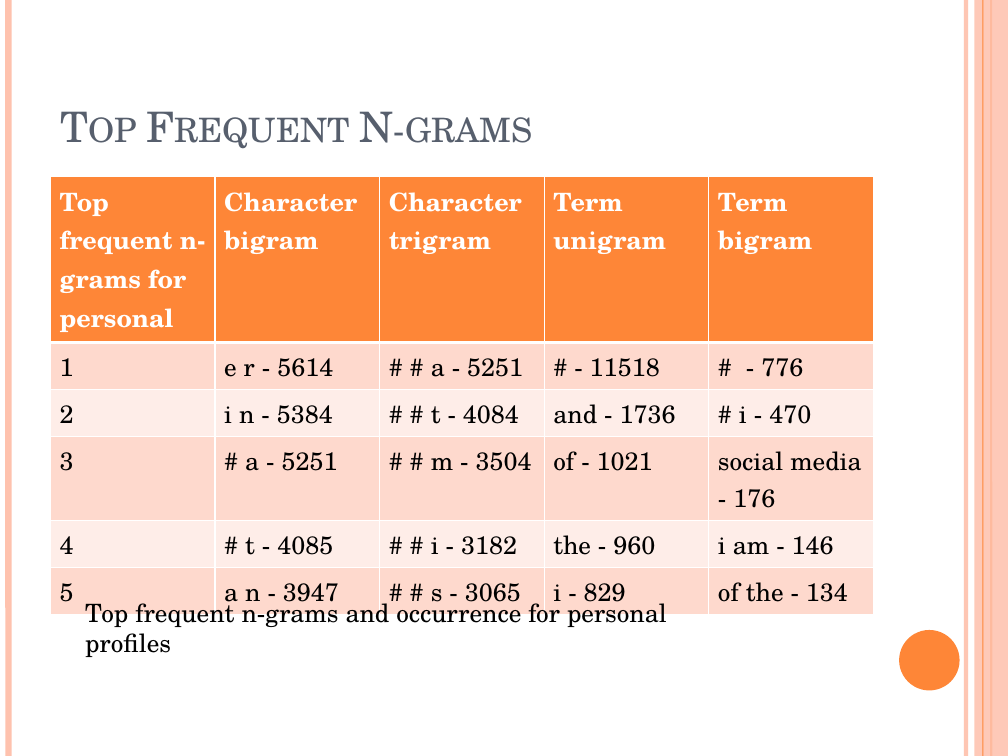
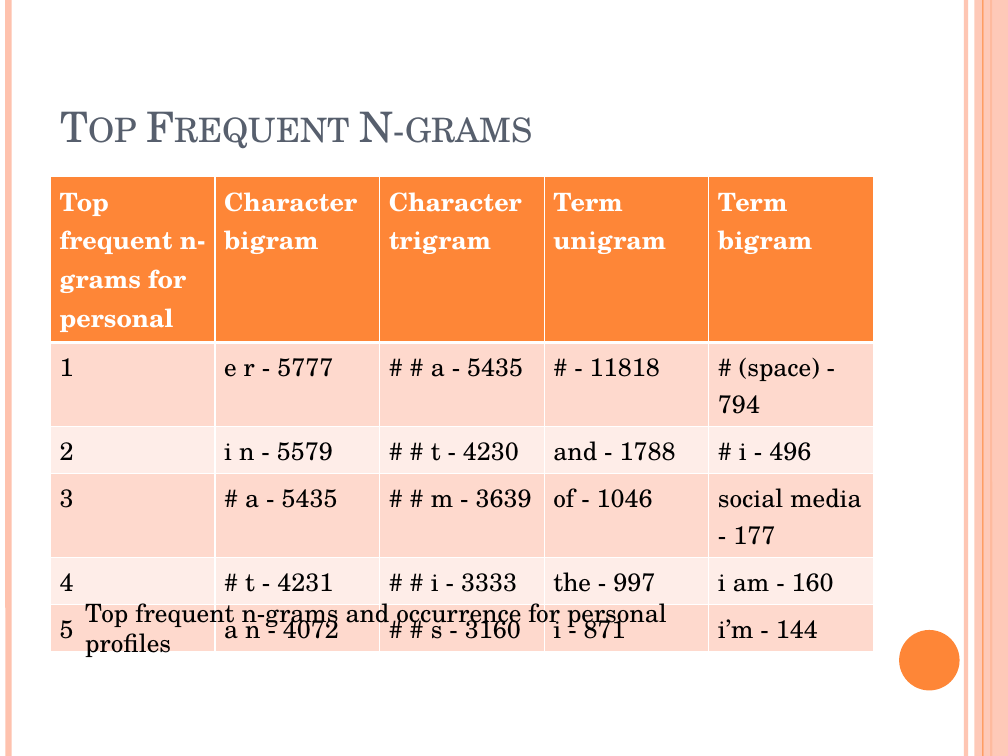
Before and after one commit to ttang10/Organization_Detection_ML, a slide deck: slide 13 of Organization Detection.pptx. Drawn at 1008x756 pixels with LibreOffice and Linux fonts; fonts in the diff are those of the drawing. Boxes give left, top, right and bottom in pixels: in the first picture for what was removed or moved away, otherwise in the second. Text is boxed around its words. In the diff, an @@ line names an element or a change of style, - is before the commit and + after.

```diff
--- a/Organization Detection.pptx
+++ b/Organization Detection.pptx
@@ table at (50, 176, 872, 643) @@
-row 2: 1 | e r - 5614 | # # a - 5251 | # - 11518 | # - 776
+row 2: 1 | e r - 5777 | # # a - 5435 | # - 11818 | # (space) - 794
-row 3: 2 | i n - 5384 | # # t - 4084 | and - 1736 | # i - 470
+row 3: 2 | i n - 5579 | # # t - 4230 | and - 1788 | # i - 496
-row 4: 3 | # a - 5251 | # # m - 3504 | of - 1021 | social media - 176
+row 4: 3 | # a - 5435 | # # m - 3639 | of - 1046 | social media - 177
-row 5: 4 | # t - 4085 | # # i - 3182 | the - 960 | i am - 146
+row 5: 4 | # t - 4231 | # # i - 3333 | the - 997 | i am - 160
-row 6: 5 | a n - 3947 | # # s - 3065 | i - 829 | of the - 134
+row 6: 5 | a n - 4072 | # # s - 3160 | i - 871 | i’m - 144
```
Also in this commit, not shown: 4 other slides changed, 34 other files.
